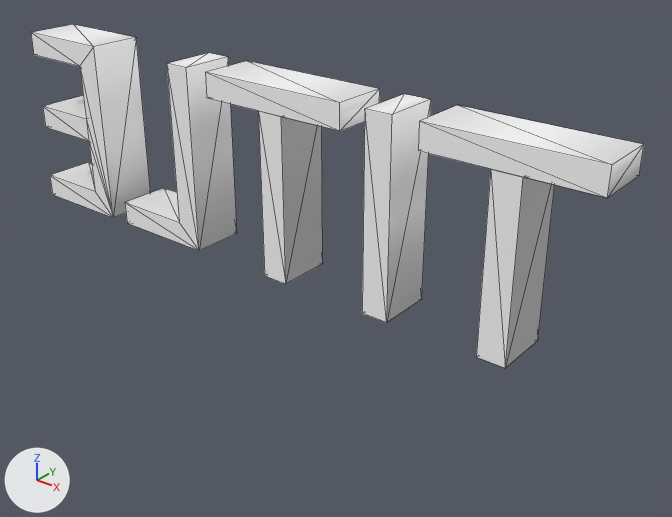
One commit to the OBJ model project/resources/title.obj: the scene before it, then after it.
Camera for both pictures: a 50 mm lens placed at (20.3, -22.1, 11.7), pointed at (1.8, 1.0, -2.6). Arrows for +X, +Y and +Z are at lower left; the lights stay in place. Mesh edges are drawn as thin lines. Where no turn or scale is listed for an object, it has been applied to the vertices. Vertices at the same position are counted once.

Objects in the first picture: 'テキスト.001'.
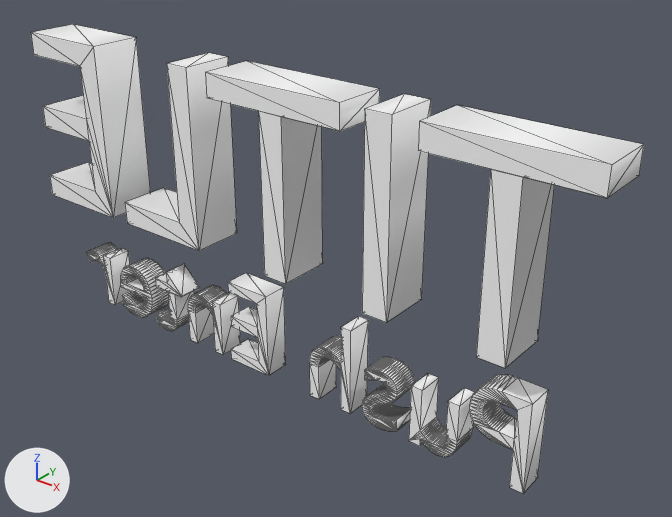
Where the change shows, as pixel boxes [x1, y1, x2, y2] in the pictures (672 x 517 px):
'テキスト.001', reshaped (36% taller): before [31, 24, 644, 368]; after [31, 24, 644, 493]
part 1 of me_テキスト_001, added: after [228, 273, 286, 376]
part 2 of me_テキスト_001, added: after [362, 357, 414, 431]
part 3 of me_テキスト_001, added: after [120, 258, 169, 317]
part 4 of me_テキスト_001, added: after [155, 264, 200, 331]
part 5 of me_テキスト_001, added: after [188, 285, 241, 355]
part 6 of me_テキスト_001, added: after [309, 316, 368, 414]
part 7 of me_テキスト_001, added: after [409, 373, 475, 457]
part 8 of me_テキスト_001, added: after [469, 374, 548, 493]
part 9 of me_テキスト_001, added: after [87, 243, 131, 305]

What the commit changed:
me_テキスト_001 is used by ob_テキスト_001; location (0.0, 0.0, 0.0).
me_テキスト_001 had 76 vertices, 132 faces and spanned x -12.0..12.1, y -1.0..1.0, z -3.0..3.8.
me_テキスト_001 now has 1244 vertices, 2440 faces and spans x -12.0..12.1, y -1.0..1.0, z -7.6..3.8.
me_テキスト_001 part 1: the loose piece of 24 vertices spanning x -12.0..-8.0, y -1.0..1.0, z -3.0..3.8 is copied, and the copy is scaled about its middle by 0.493, then moved by (8.7, 0.0, -6.3); it spans x -2.2..-0.3, y -0.5..0.5, z -7.6..-4.2.
me_テキスト_001 part 2: a new loose piece of 268 vertices spanning x 4.1..5.6, y -0.5..0.5, z -7.6..-5.3, in mat_マテリアル_001 (picture img_white_png).
me_テキスト_001 part 3: a new loose piece of 198 vertices spanning x -8.7..-6.7, y -0.5..0.5, z -7.6..-5.3, in mat_マテリアル_001 (picture img_white_png).
me_テキスト_001 part 4: a new loose piece of 116 vertices spanning x -6.5..-4.8, y -0.5..0.5, z -7.6..-4.9, in mat_マテリアル_001 (picture img_white_png).
me_テキスト_001 part 5: a new loose piece of 114 vertices spanning x -4.5..-2.7, y -0.5..0.5, z -7.6..-5.3, in mat_マテリアル_001 (picture img_white_png).
me_テキスト_001 part 6: a new loose piece of 114 vertices spanning x 1.8..3.6, y -0.5..0.5, z -7.6..-4.2, in mat_マテリアル_001 (picture img_white_png).
me_テキスト_001 part 7: a new loose piece of 112 vertices spanning x 6.1..8.0, y -0.5..0.5, z -7.6..-5.4, in mat_マテリアル_001 (picture img_white_png).
me_テキスト_001 part 8: a new loose piece of 112 vertices spanning x 8.3..10.5, y -0.5..0.5, z -7.6..-4.2, in mat_マテリアル_001 (picture img_white_png).
me_テキスト_001 part 9: a new loose piece of 110 vertices spanning x -10.8..-9.2, y -0.5..0.5, z -7.6..-5.3, in mat_マテリアル_001 (picture img_white_png).
